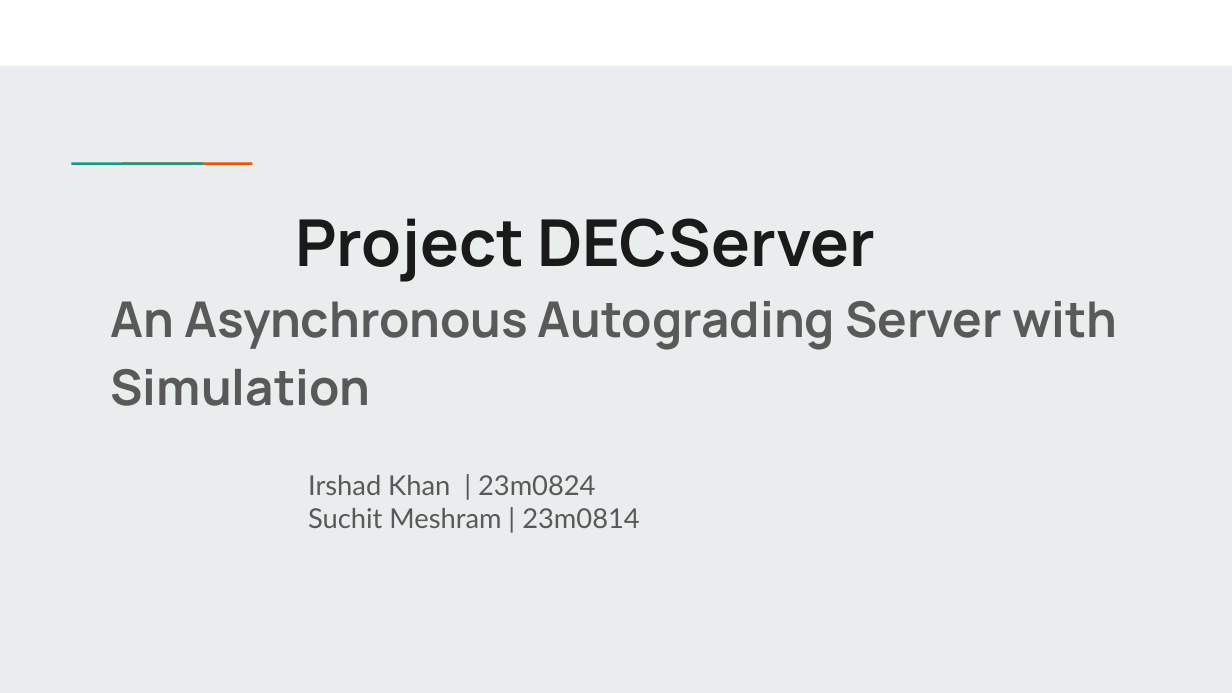
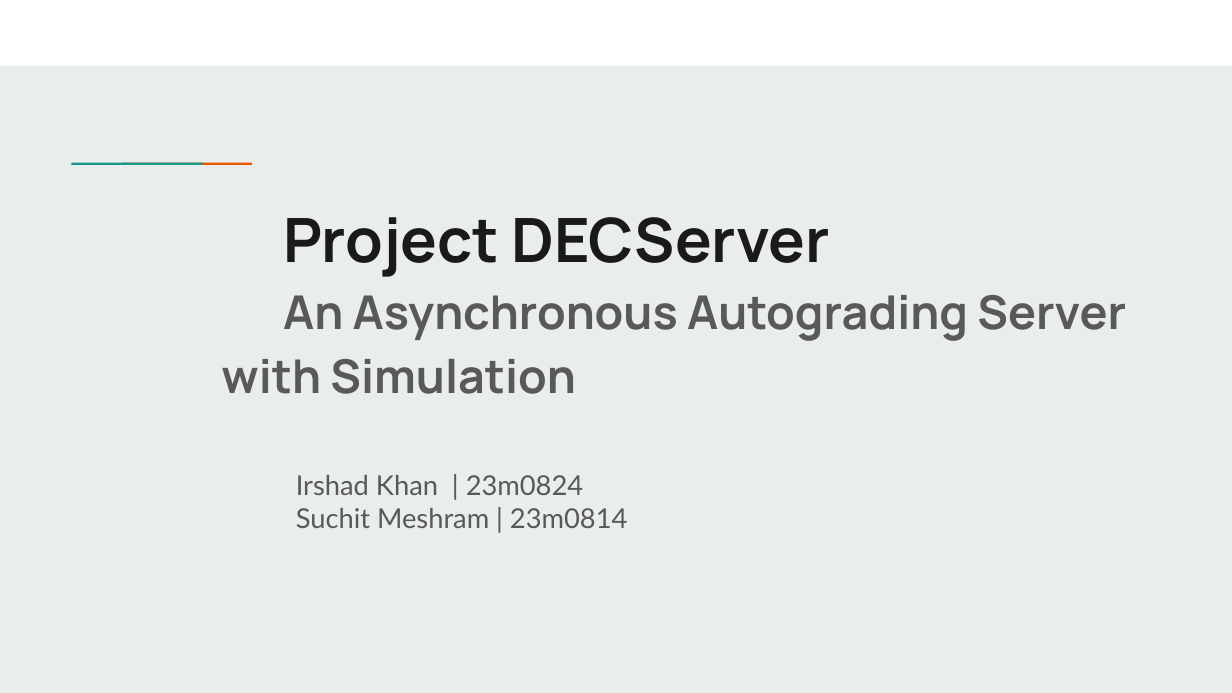
Before and after one commit to irshadkhan2019/grading-server, a slide deck: slide 1 of presentation/Decs ppt.pptx. Drawn at 1232x693 pixels with LibreOffice and Linux fonts; fonts in the diff are those of the drawing. Boxes give left, top, right and bottom in pixels: in the first picture for what was removed or moved away, otherwise in the second. Text is boxed around its words. In the diff, an @@ line names an element or a change of style, - is before the commit and + after.

```diff
--- a/presentation/Decs ppt.pptx
+++ b/presentation/Decs ppt.pptx
@@ rectangle: place and size @@
-rectangle at [112, 160, 163, 166]
+rectangle at [71, 162, 203, 164]
@@ title "Project DECServer" at [221, 217, 1126, 394]: size 37.8 to 35.7 pt in "Project DECServer"; size 28.8 to 27.2 pt in "An Asynchronous Autograding Server with Simulation"; indent changed @@
@@ rectangle: place and size @@
-rectangle at [161, 160, 212, 166]
+rectangle at [122, 163, 253, 165]
@@ subtitle "Irshad Khan | 23m0824": place and size @@
-subtitle "Irshad Khan | 23m0824" at [308, 475, 639, 528]
+subtitle "Irshad Khan | 23m0824" at [296, 475, 627, 528]
```
Also in this commit, not shown: 7 other slides changed, 4 slides added, 1 slide removed, 2 other files.
